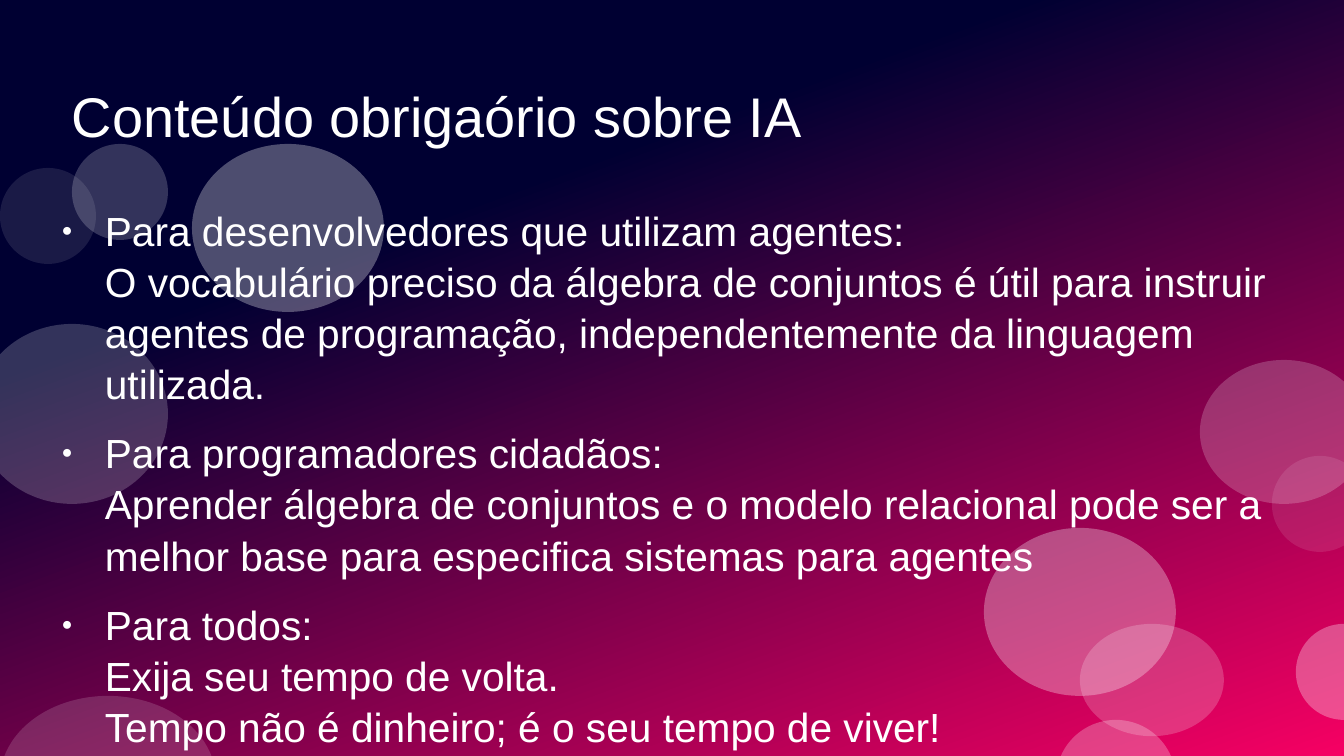
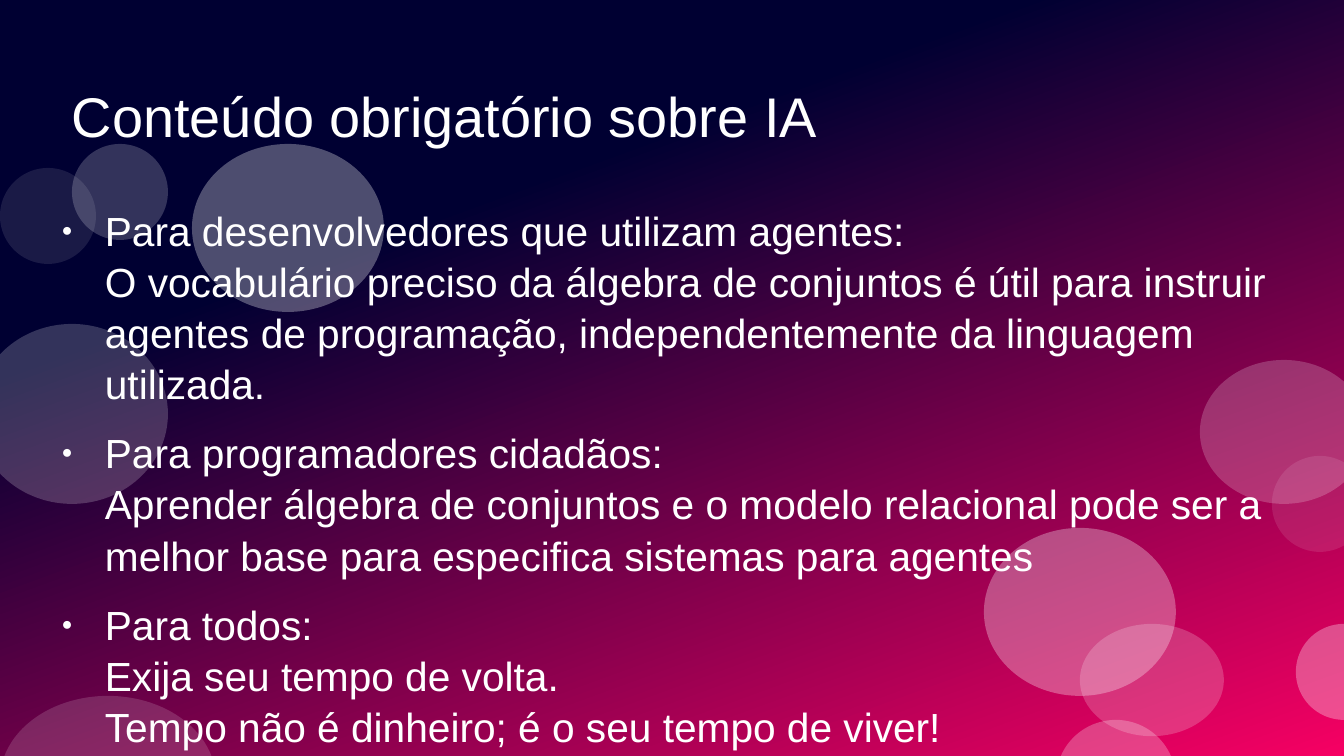
Before and after one commit to ramalho/sets-in-go, a slide deck: slide 104 of conj-em-go1_28.odp (slide 103 before the commit). Drawn at 1344x756 pixels with LibreOffice and Linux fonts; fonts in the diff are those of the drawing. Boxes give left, top, right and bottom in pixels: in the first picture for what was removed or moved away, otherwise in the second. Text is boxed around its words. In the diff, an @@ line names an element or a change of style, - is before the commit and + after.

```diff
--- a/conj-em-go1_28.odp
+++ b/conj-em-go1_28.odp
@@ title at [72,96,817,147]: text changed @@
-Conteúdo obrigaório sobre IA
+Conteúdo obrigatório sobre IA
```
Also in this commit, not shown: 1 slide added, 3 other files.
